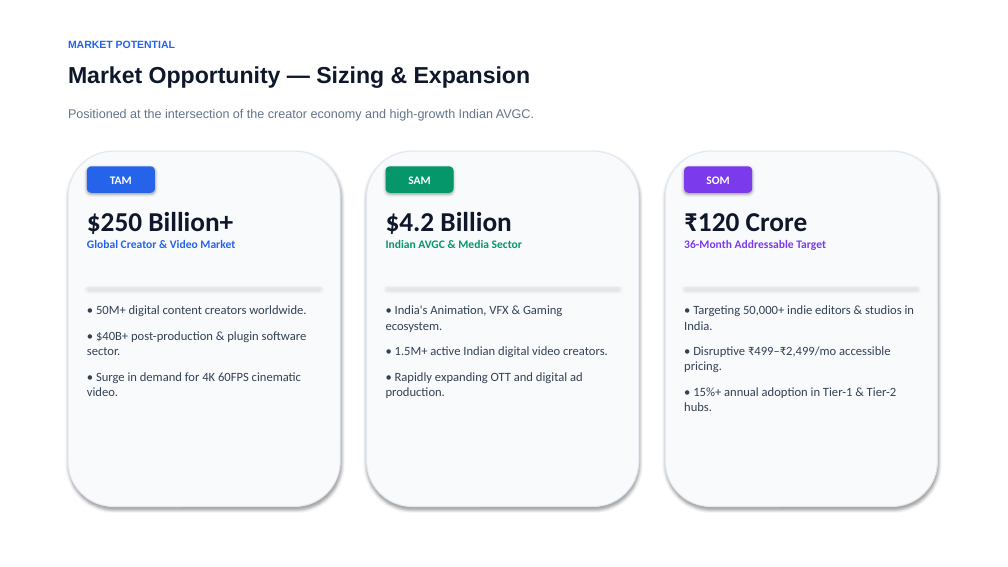
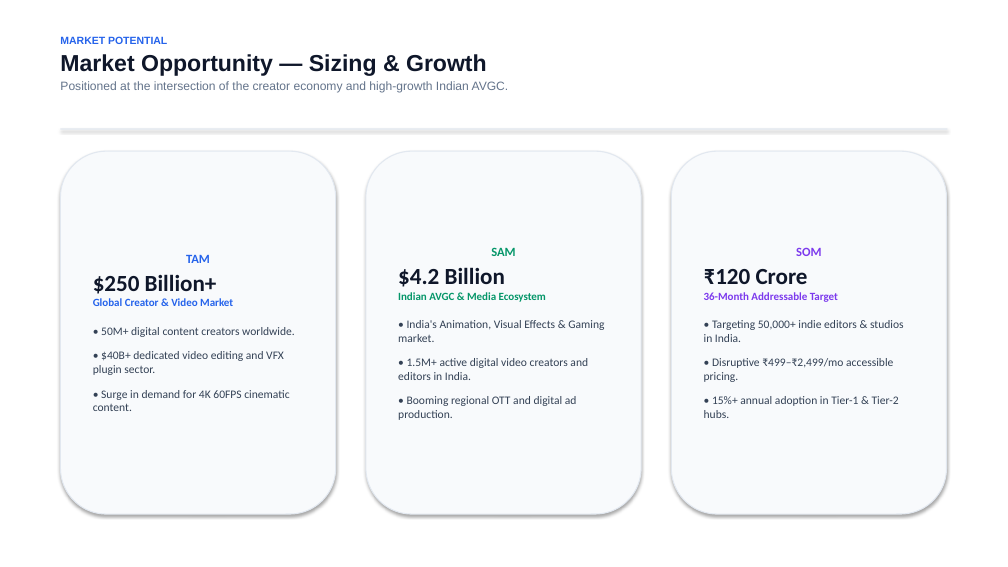
Before and after one commit to hrlpavan/hrl-international-website-, a slide deck: slide 5 of HRL_International_Pitch_Deck.pptx. Drawn at 1008x567 pixels with LibreOffice and Linux fonts; fonts in the diff are those of the drawing. Boxes give left, top, right and bottom in pixels: in the first picture for what was removed or moved away, otherwise in the second. Text is boxed around its words. In the diff, an @@ line names an element or a change of style, - is before the commit and + after.

Commit message:
Fix layout overlap: restructure all slides into clean, non-overlapping cards

```diff
--- a/HRL_International_Pitch_Deck.pptx
+++ b/HRL_International_Pitch_Deck.pptx
@@ rectangle removed at [0,0,1008,567] @@
@@ text at [60,36,487,76]: paragraphs added @@
+MARKET POTENTIAL
+Market Opportunity — Sizing & Growth
@@ text "MARKET POTENTIAL": place and size @@
-text "MARKET POTENTIAL" at [68,109,534,121]
+text "MARKET POTENTIAL" at [60,36,509,93]
@@ text removed at [68,40,175,48] @@
-MARKET POTENTIAL
@@ text at [60,81,509,93]: size 12 to 11.5 pt in "Positioned at the intersection of the creator ..." @@
@@ text removed at [68,66,531,88] @@
-Market Opportunity — Sizing & Expansion
@@ rectangle added at [60,129,948,129], fill #E2E8F0 @@
@@ rounded rectangle "TAM": place and size @@
-rounded rectangle "TAM" at [68,151,340,507]
+rounded rectangle "TAM" at [60,151,336,514]
@@ rounded rectangle removed at [87,166,155,193] @@
-TAM
@@ rounded rectangle "SAM": place and size @@
-rounded rectangle "SAM" at [367,151,639,507]
+rounded rectangle "SAM" at [366,151,641,514]
@@ rounded rectangle removed at [386,166,454,193] @@
-SAM
@@ rounded rectangle removed at [665,151,938,507] @@
@@ rounded rectangle "SOM": place and size @@
-rounded rectangle "SOM" at [684,305,914,411]
+rounded rectangle "SOM" at [671,151,947,514]
@@ rounded rectangle "SOM" at [671,151,947,514]: vertical alignment top to middle; fill none to #F8FAFC; outline none to #E2E8F0 1 pt; shadow on @@
@@ rounded rectangle removed at [684,166,752,193] @@
-SOM
@@ text removed at [87,212,235,248] @@
-$250 Billion+
-Global Creator & Video Market
@@ text removed at [386,212,522,248] @@
-$4.2 Billion
-Indian AVGC & Media Sector
@@ text removed at [684,213,826,250] @@
-₹120 Crore
-36-Month Addressable Target
@@ text in rounded rectangle at [93,255,295,411]: text added @@
+TAM
+$250 Billion+
+Global Creator & Video Market
+• 50M+ digital content creators worldwide.
+• $40B+ dedicated video editing and VFX plugin sector.
+• Surge in demand for 4K 60FPS cinematic content.
@@ text in rounded rectangle at [398,247,604,420]: text added @@
+SAM
+$4.2 Billion
+Indian AVGC & Media Ecosystem
+• India's Animation, Visual Effects & Gaming market.
+• 1.5M+ active digital video creators and editors in India.
+• Booming regional OTT and digital ad production.
@@ text in rounded rectangle at [704,247,821,284]: paragraphs added @@
+SOM
+₹120 Crore
+36-Month Addressable Target
@@ rectangle removed at [87,287,321,288] @@
@@ rectangle removed at [386,287,620,288] @@
@@ rectangle removed at [684,287,919,288] @@
@@ text removed at [87,305,307,396] @@
-• 50M+ digital content creators worldwide.
-• $40B+ post-production & plugin software sector.
-• Surge in demand for 4K 60FPS cinematic video.
@@ text removed at [386,305,608,398] @@
-• India's Animation, VFX & Gaming ecosystem.
-• 1.5M+ active Indian digital video creators.
-• Rapidly expanding OTT and digital ad production.
@@ text in rounded rectangle at [704,320,904,418]: size 12 to 11 pt in "• Targeting 50,000+ indie editors & studios ...", "• Disruptive ₹499–₹2,499/mo accessible pricing.", "• 15%+ annual adoption in Tier-1 & ..." @@
```
Also in this commit, not shown: 9 other slides changed.
